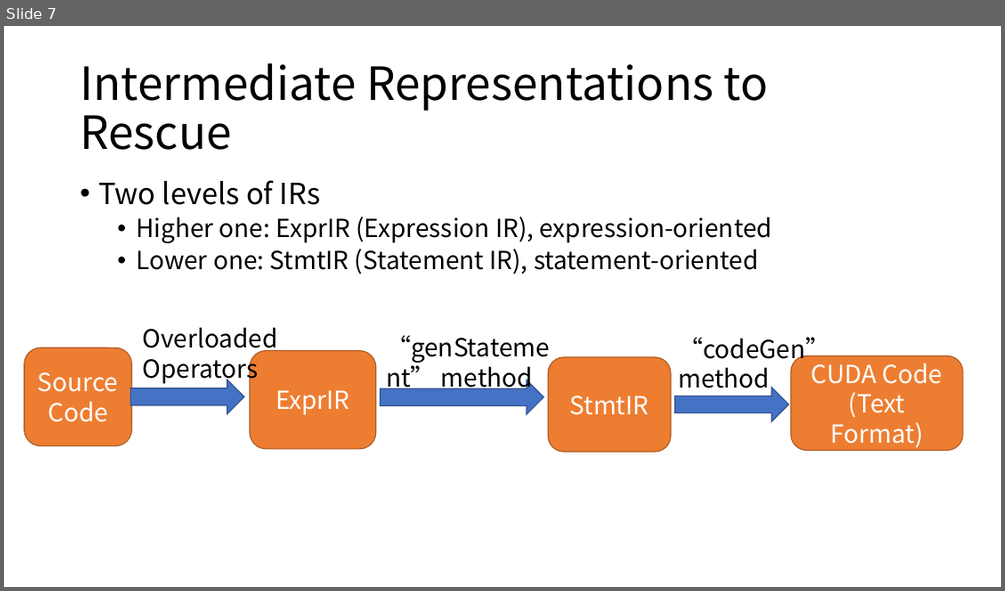
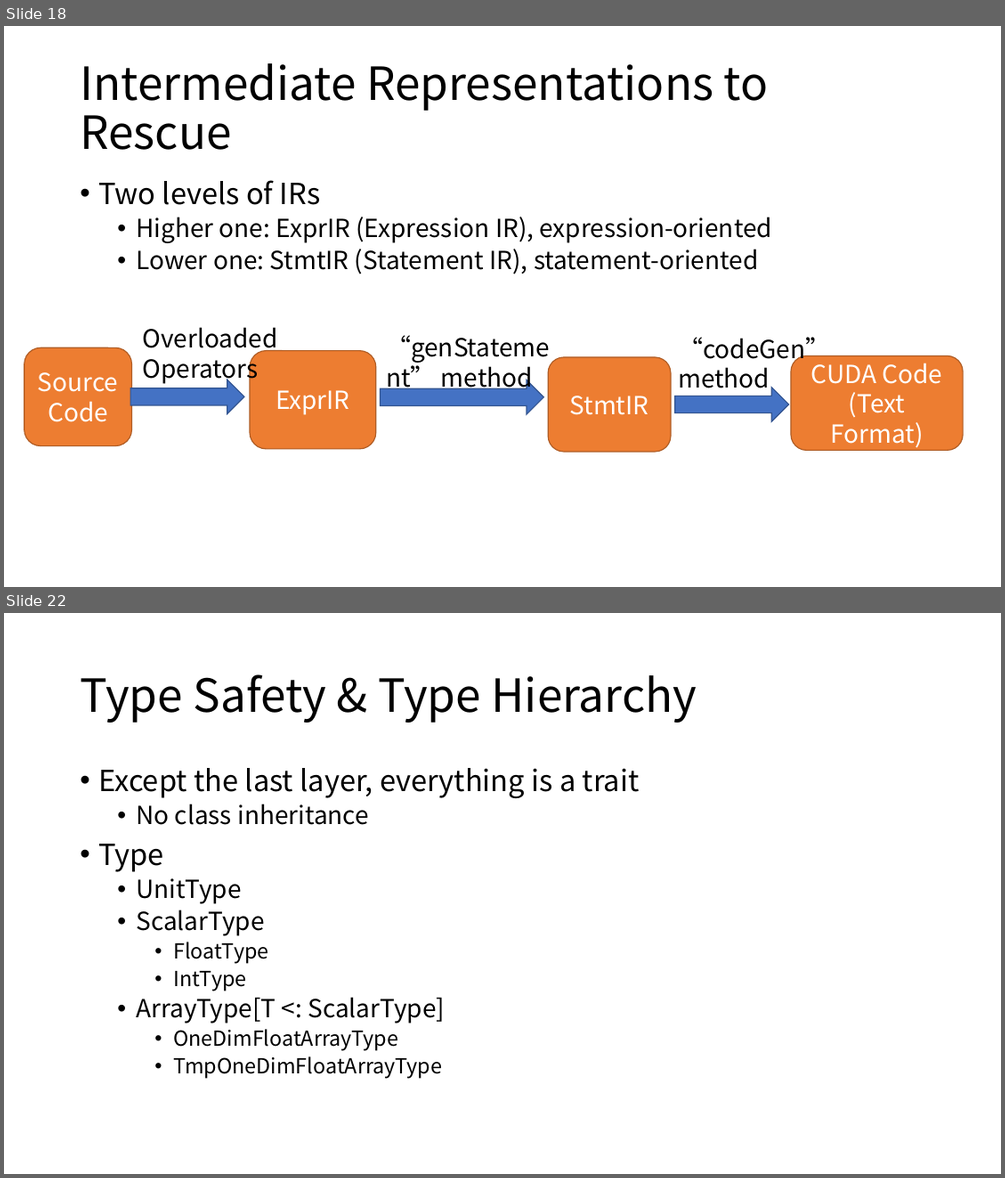
Before and after one commit to ZhenbangYou/A-Functional-Language-for-Parallel-Computing, a slide deck: A Functional Language for Parallel Computing.pptx. Shown one above the other, each under a label of ours: slide 7 before the commit, slides 18 and 22 after it; the slides between them are not shown. The pictures are 1005x591 and 1005x1178 pixels, drawn with LibreOffice and Linux fonts; fonts in the diff are those of the drawing. Boxes give left, top, right and bottom in pixels: in the first picture for what was removed or moved away, otherwise in the second. Text is boxed around its words. In the diff, an @@ line names an element or a change of style, - is before the commit and + after.

```diff
--- a/A Functional Language for Parallel Computing.pptx
+++ b/A Functional Language for Parallel Computing.pptx
@@ slide 22 added at bbox=[4, 613, 1001, 1174], background #FFFFFF @@
@@ title added at bbox=[80, 674, 697, 722], 44 pt, text #000000 @@
+Type Safety & Type Hierarchy
@@ text added at bbox=[98, 768, 639, 1078], 24 pt, text #000000 @@
+• Except the last layer, everything is a trait
+  • No class inheritance
+• Type
+  • UnitType
+  • ScalarType
+    • FloatType
+    • IntType
+  • ArrayType[T <: ScalarType]
+    • OneDimFloatArrayType
+    • TmpOneDimFloatArrayType
@@ what was slide 7 is now slide 18 @@
```
Also in this commit, not shown: 6 slides changed, 22 other slides added, 1 slide removed.
